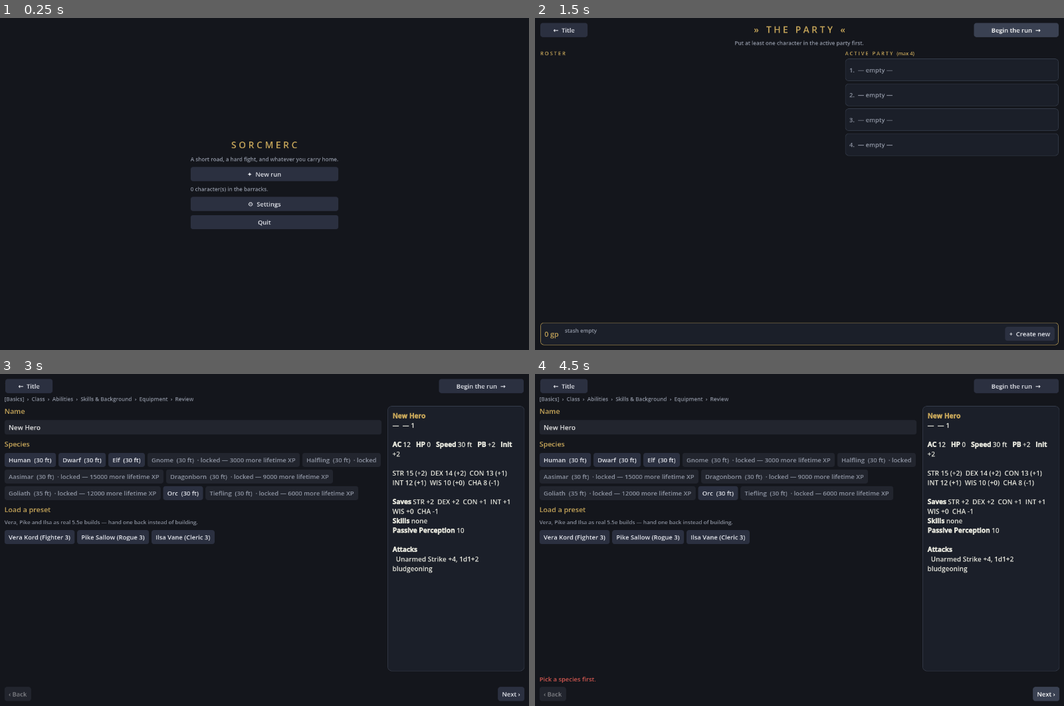
Above: before the commit, frames 1-4 (two rows, left to right).
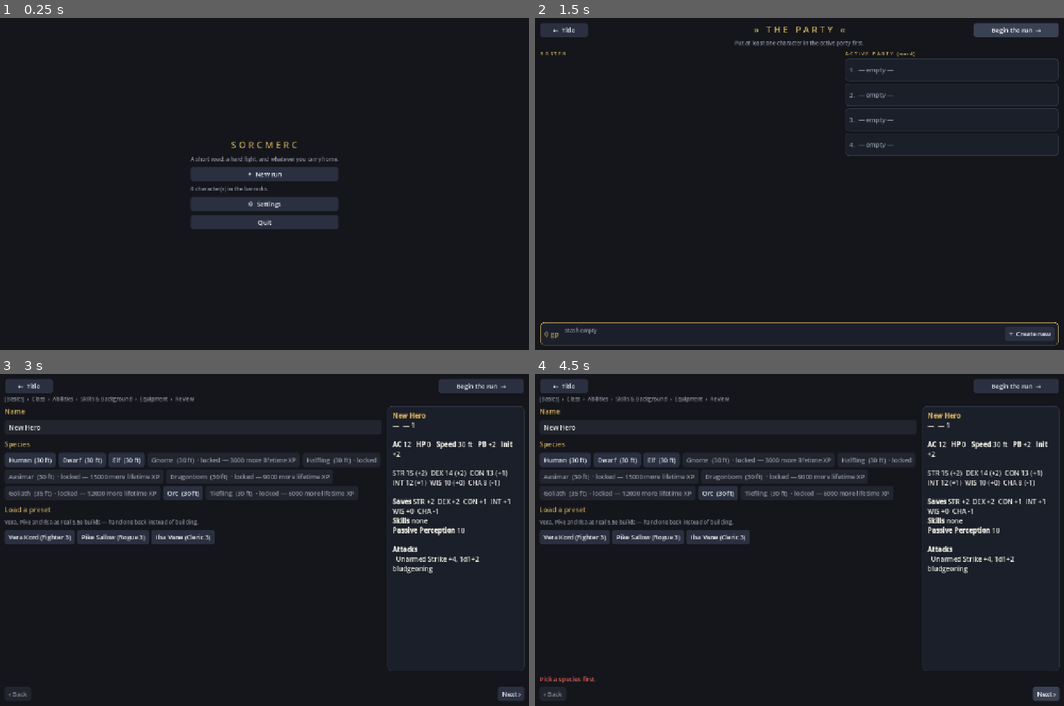
Above: after the commit, the same moments.

Repository: EgecanOzcakar/sorcmerc
Game: Godot game, scene res://scenes/game/game.tscn
The game is run twice, just before and just after one commit, with the same random seed, the same clock (stepped at 60 frames per second) and the same inputs.
Inputs:
- Up to frame 1 (0.25 s): no input
- Up to frame 2 (1.5 s): click "✦ New run" at 0.5 s; click "Begin the run →" at 1.25 s
- Up to frame 3 (3 s): click "Begin the run →" at 2 s; click "+ Create new" at 2.75 s
- Up to frame 4 (4.5 s): click "+ Create new" at 3.5 s; click "Next ›" at 4.25 s

The runs differ from the first frame. In frame 1, 0.5% of the frame differs, in the area x 35-65%, y 37-63%; in frame 2, 1.5%; in frame 3, 3.8%; in frame 4, 3.9%, in the area x 0-100%, y 2-99%.

Commit message:
project: scale UI with the window/display instead of a fixed 1280x800 canvas
No stretch mode was ever set, so the game always rendered at a fixed
pixel canvas with no scaling to the actual window size or display DPI —
that's why text read as tiny on anything bigger than the base resolution.
canvas_items + expand scales all Controls/fonts/Node2D uniformly with the
window (Godot's own scaling, not custom code) and uses the full window
rather than letterboxing.

Co-Authored-By: Claude Sonnet 5 <noreply@anthropic.com>

Diff:
--- a/project.godot
+++ b/project.godot
@@ -24,6 +24,8 @@
 window/size/viewport_height=800
 window/size/window_width_override=0
 window/size/window_height_override=0
+window/stretch/mode="canvas_items"
+window/stretch/aspect="expand"
 
 [rendering]
 
